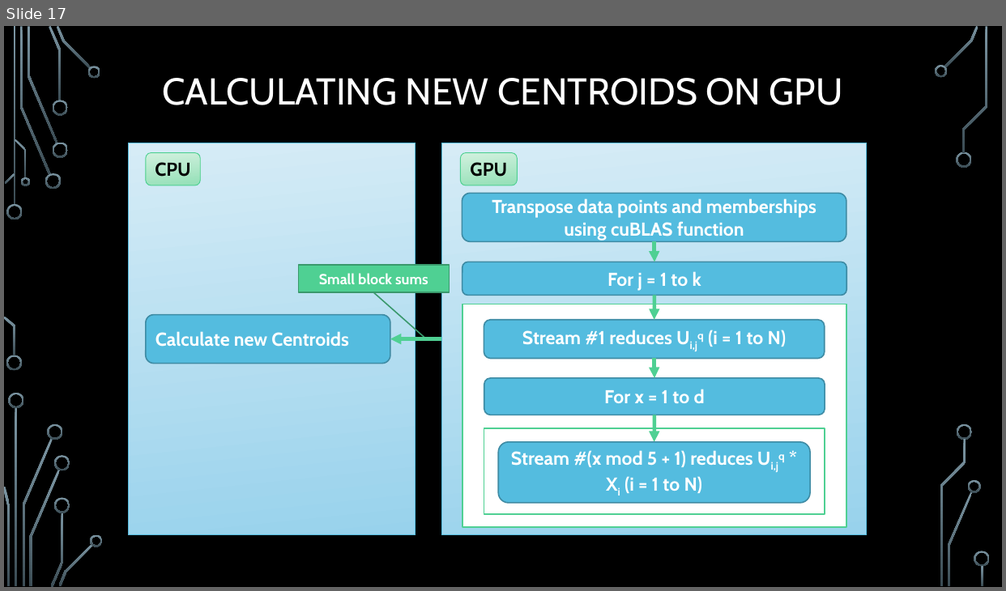
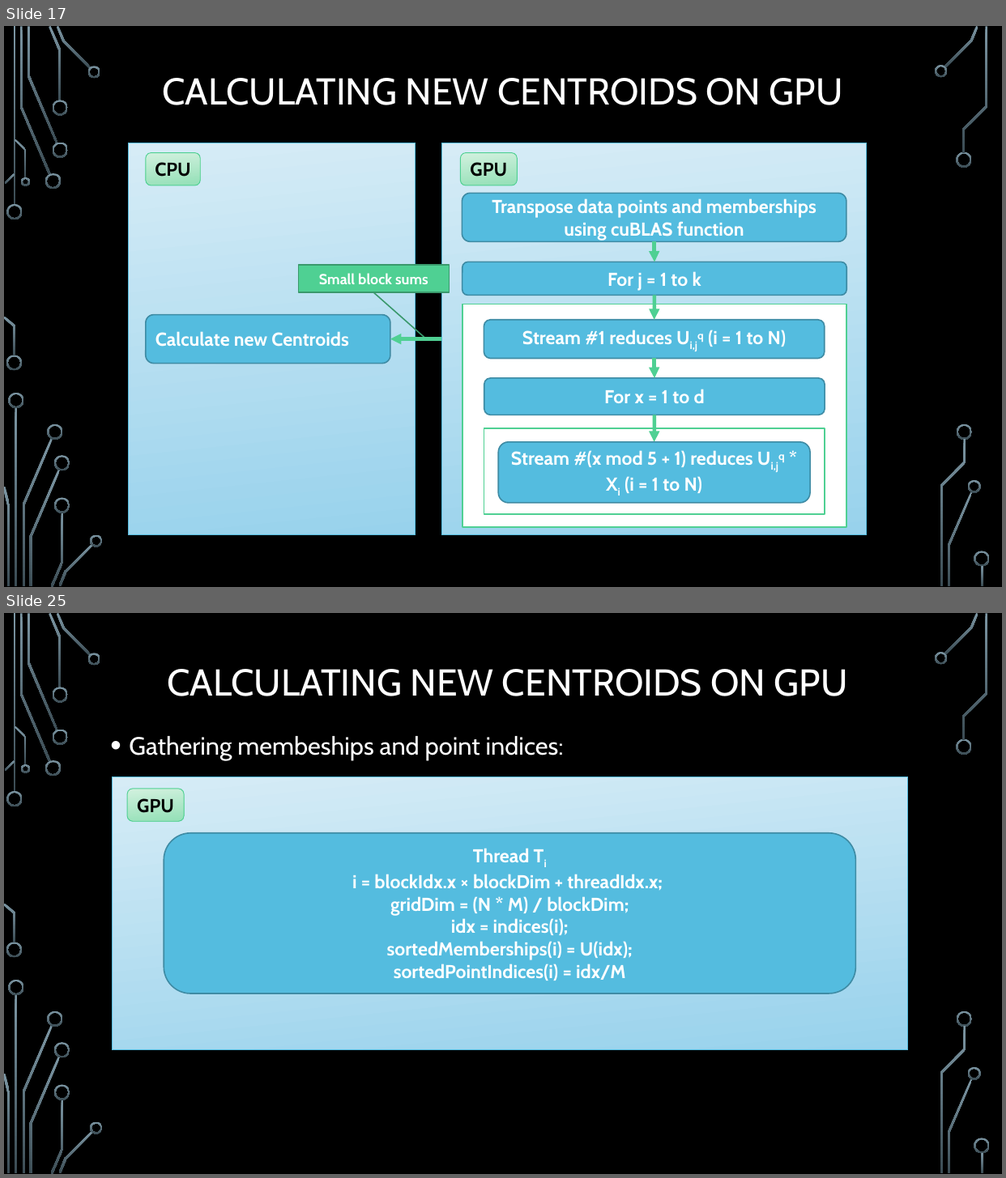
Before and after one commit to trungvdhp/master-ntou, a slide deck: ImageProcessing/Speeding up GFKM.pptx. Shown one above the other, each under a label of ours: slide 17 before the commit, slides 17 and 25 after it; the slides between them are not shown. The pictures are 1006x591 and 1006x1178 pixels, drawn with LibreOffice and Linux fonts; fonts in the diff are those of the drawing; background and template pictures are left out. Boxes give left, top, right and bottom in pixels: in the first picture for what was removed or moved away, otherwise in the second. Text is boxed around its words. In the diff, an @@ line names an element or a change of style, - is before the commit and + after.

```diff
--- a/ImageProcessing/Speeding up GFKM.pptx
+++ b/ImageProcessing/Speeding up GFKM.pptx
@@ slide 25 added at bbox=[4, 613, 1002, 1174], background picture (left out); not listed: 36 template elements that a slide beside it also shows @@
@@ title added at bbox=[167, 669, 848, 696], 36 pt, text #FFFFFF @@
+CALCULATING NEW CENTROIDS ON GPU
@@ text added at bbox=[129, 736, 564, 760], 24 pt, text #FFFFFF @@
+• Gathering membeships and point indices:
@@ rectangle added at bbox=[112, 777, 908, 1050], fill gradient #D7ECF7 to #98D3EC, outline #54BCDF 0.75 pt @@
@@ rounded rectangle added at bbox=[127, 789, 185, 822], fill gradient #D3F1E0 to #95E1B8, outline #4FD093 0.75 pt, 18 pt, text #000000, bold @@
+GPU
@@ rounded rectangle added at bbox=[164, 833, 855, 994], fill #54BCDF, outline #3E8BA5 1.25 pt, 18 pt, text #FFFFFF, bold @@
+Thread Ti
+i = blockIdx.x × blockDim + threadIdx.x;
+gridDim = (N * M) / blockDim;
+idx = indices(i);
+sortedMemberships(i) = U(idx);
+sortedPointIndices(i) = idx/M
```
Also in this commit, not shown: 10 slides changed, 4 other slides added.
